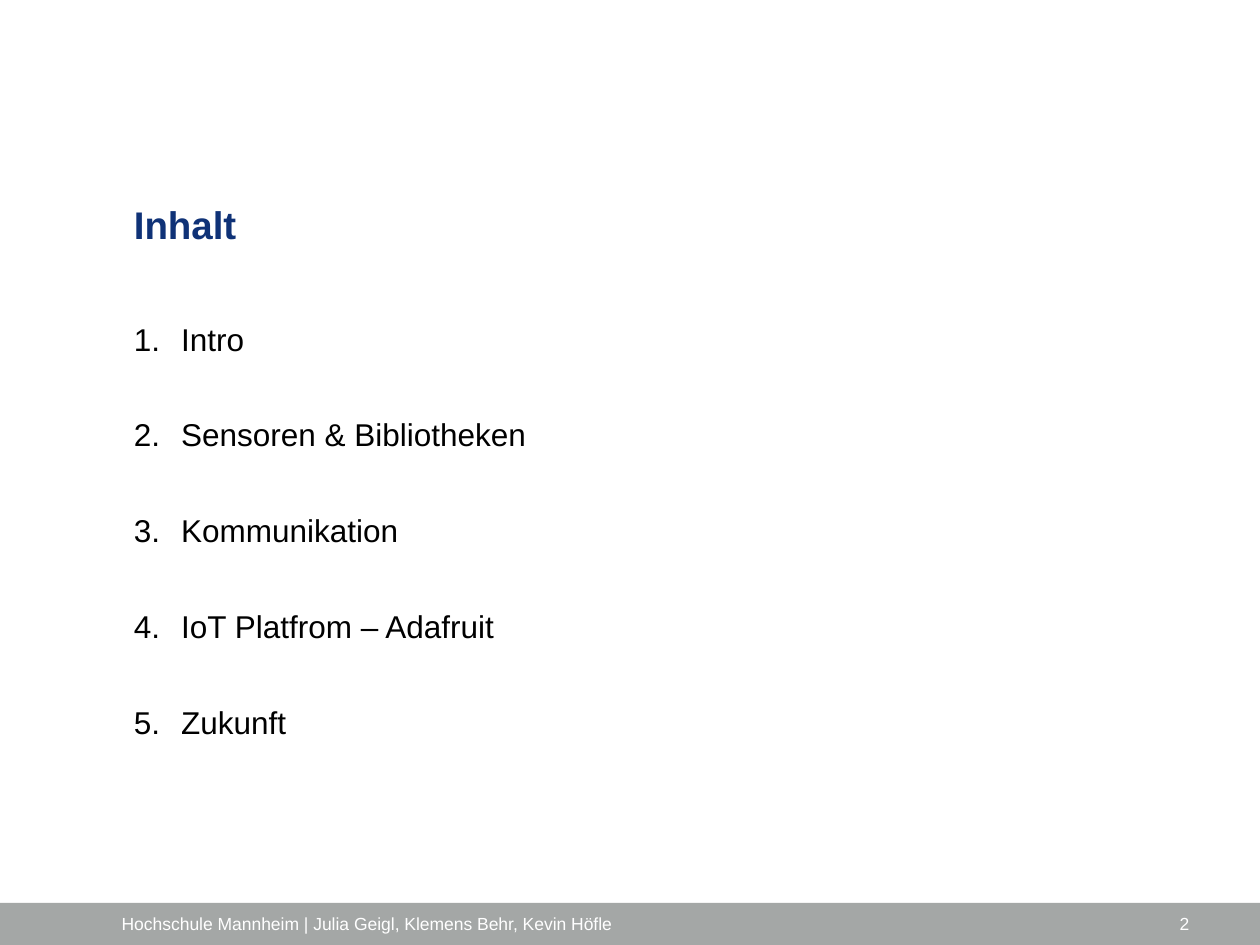
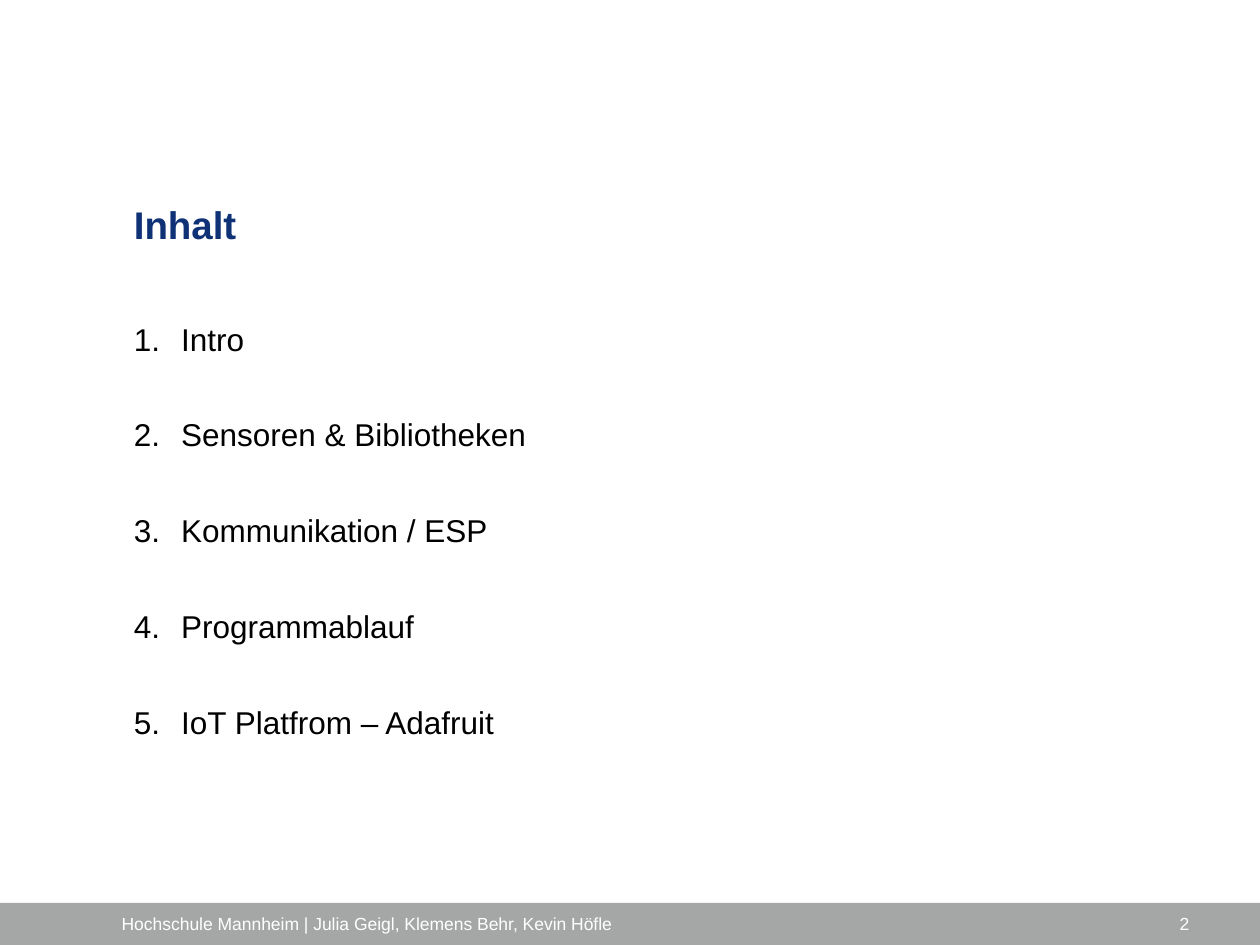
Before and after one commit to ProjektlaborEmbeddedSecurity/Presentation, a slide deck: slide 2 of PES_FH_VERS.pptx. Drawn at 1260x945 pixels with LibreOffice and Linux fonts; fonts in the diff are those of the drawing; background and template pictures are left out. Boxes give left, top, right and bottom in pixels: in the first picture for what was removed or moved away, otherwise in the second. Text is boxed around its words. In the diff, an @@ line names an element or a change of style, - is before the commit and + after.

Commit message:
Inhaltsangabe, Unnötige Folien raus
In kommentaren steht wer vorträgt

```diff
--- a/PES_FH_VERS.pptx
+++ b/PES_FH_VERS.pptx
@@ text at (x1=181, y1=519, x2=487, y2=644): text changed @@
-3. Kommunikation
+3. Kommunikation / ESP
+4. Programmablauf
@@ text at (x1=181, y1=711, x2=286, y2=735): paragraph removed @@
-5. Zukunft
```
Also in this commit, not shown: 1 other slide changed, 1 slide added.
